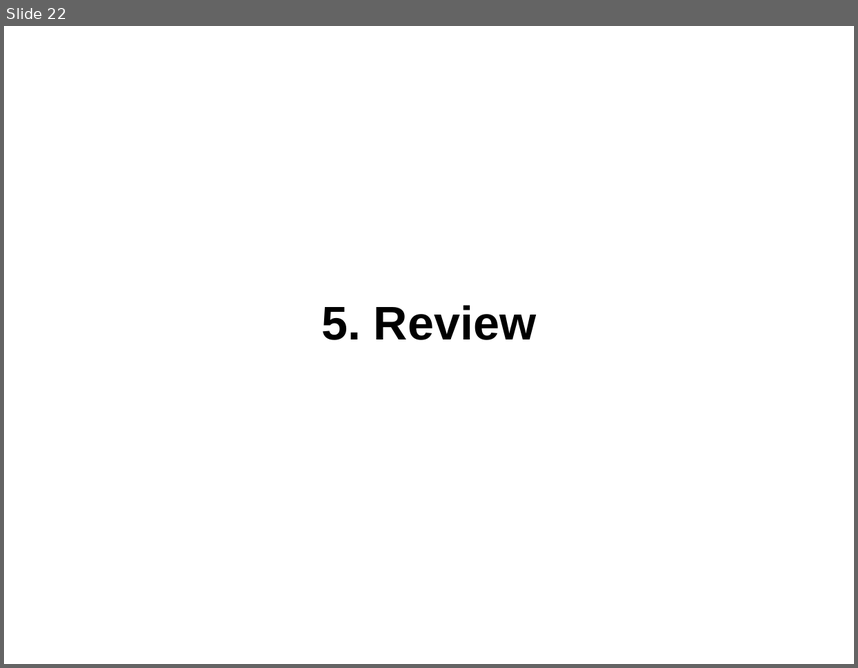
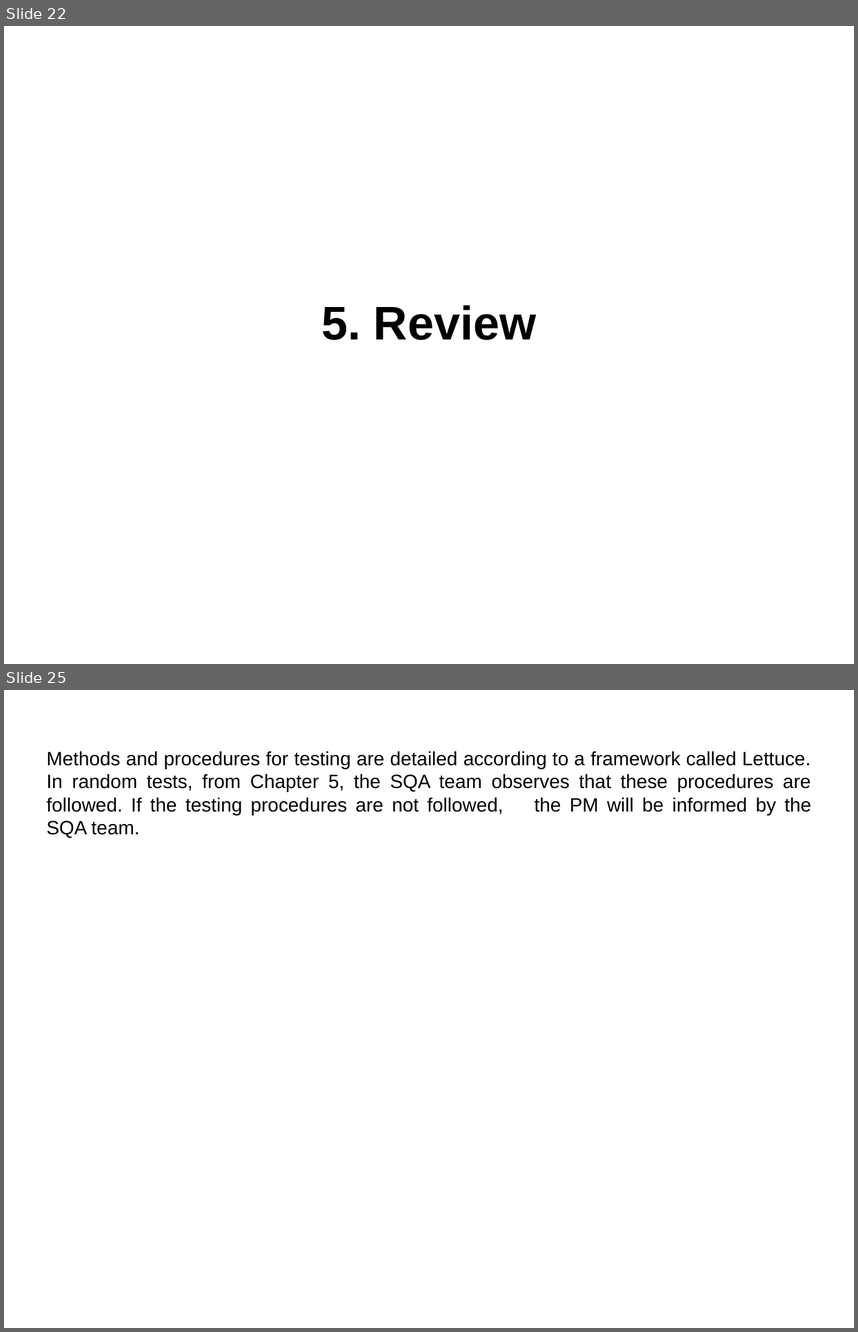
Before and after one commit to catherinemaglasang/e-store-by-scorpio, a slide deck: Presentation/SQAP.odp. Shown one above the other, each under a label of ours: slide 22 before the commit, slides 22 and 25 after it; the slides between them are not shown. The pictures are 858x668 and 858x1332 pixels, drawn with LibreOffice and Linux fonts; fonts in the diff are those of the drawing. Boxes give left, top, right and bottom in pixels: in the first picture for what was removed or moved away, otherwise in the second. Text is boxed around its words. In the diff, an @@ line names an element or a change of style, - is before the commit and + after.

```diff
--- a/Presentation/SQAP.odp
+++ b/Presentation/SQAP.odp
@@ slide 25 added at (4,690,854,1328), background #FFFFFF @@
@@ text added at (47,751,811,838), 18 pt, text #000000 @@
+Methods and procedures for testing are detailed according to a framework called Lettuce. In random tests, from Chapter 5, the SQA team observes that these procedures are followed. If the testing procedures are not followed, the PM will be informed by the SQA team.
```
Also in this commit, not shown: 4 slides changed, 1 other slide added.
